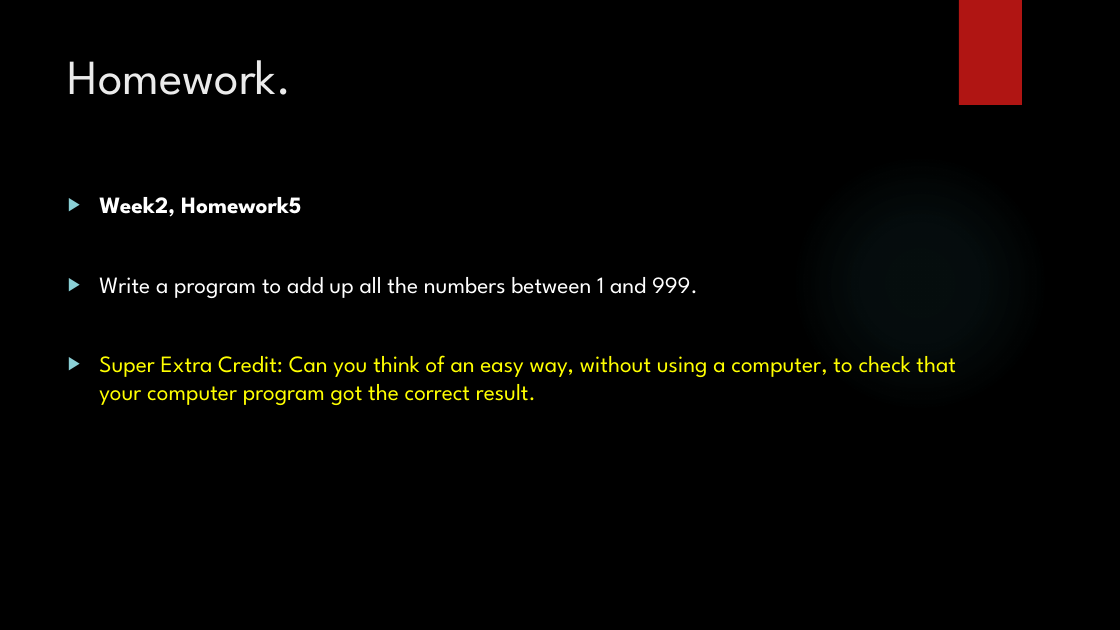
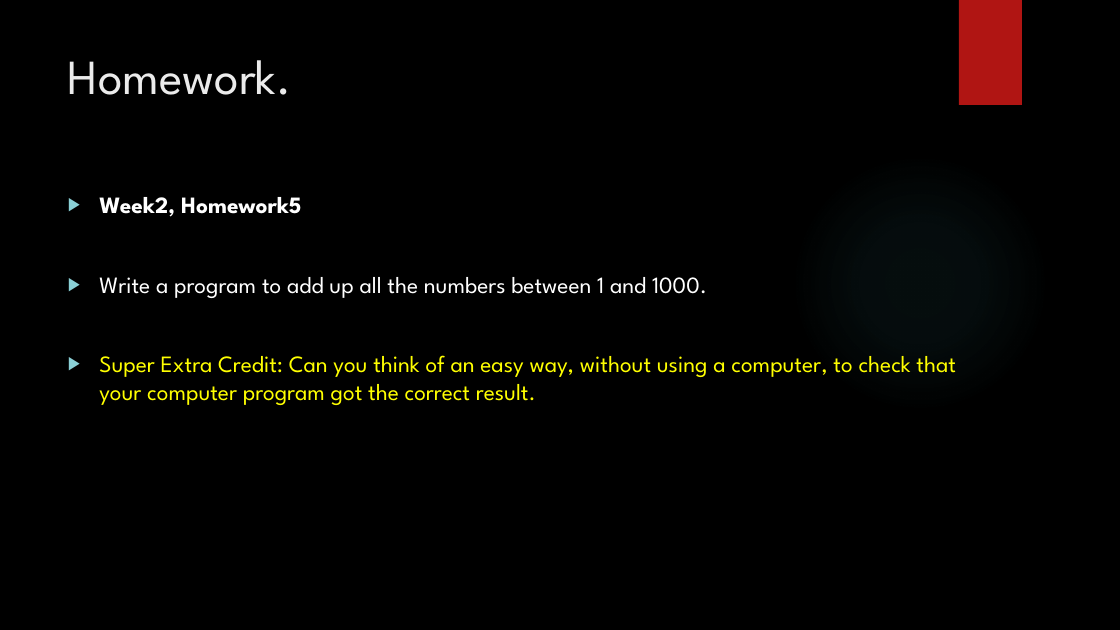
Before and after one commit to davidgroves/DGM_Tutorials, a slide deck: slide 24 of week2/week2.pptx. Drawn at 1120x630 pixels with LibreOffice and Linux fonts; fonts in the diff are those of the drawing; background and template pictures are left out. Boxes give left, top, right and bottom in pixels: in the first picture for what was removed or moved away, otherwise in the second. Text is boxed around its words. In the diff, an @@ line names an element or a change of style, - is before the commit and + after.

Commit message:
Fixed homework descriptions. Fixed homework 5.

```diff
--- a/week2/week2.pptx
+++ b/week2/week2.pptx
@@ text at bbox=[99, 277, 707, 298]: text changed @@
-▶ Write a program to add up all the numbers between 1 and 999.
+▶ Write a program to add up all the numbers between 1 and 1000.
```
Also in this commit, not shown: 5 other files.
